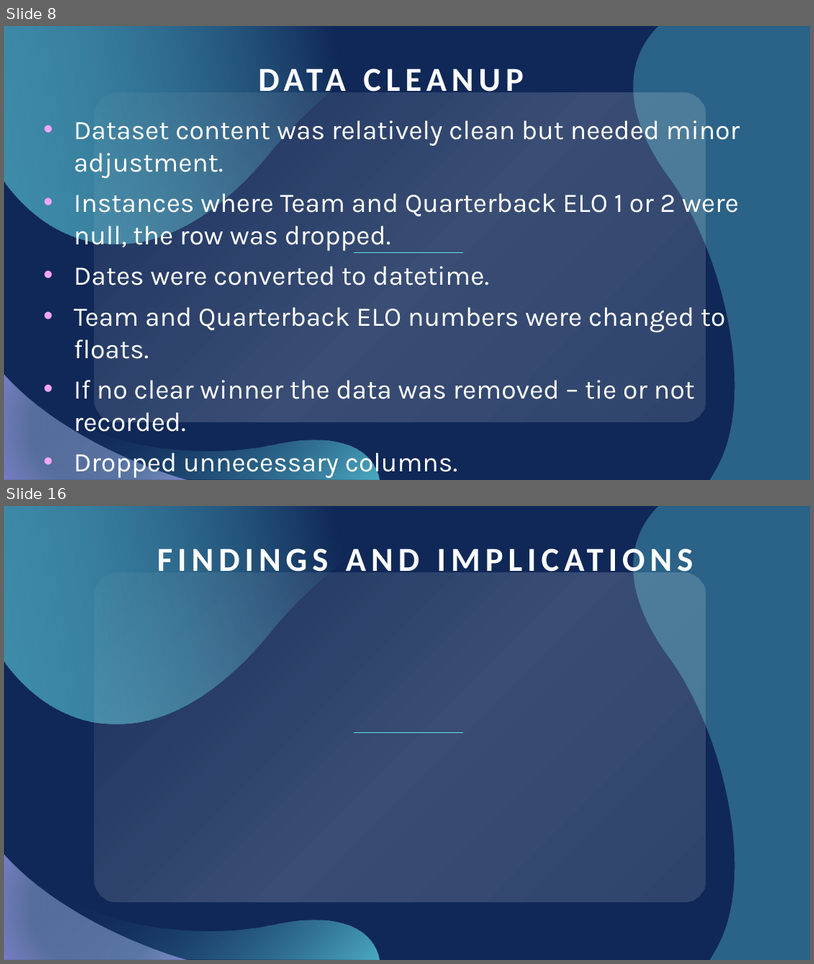
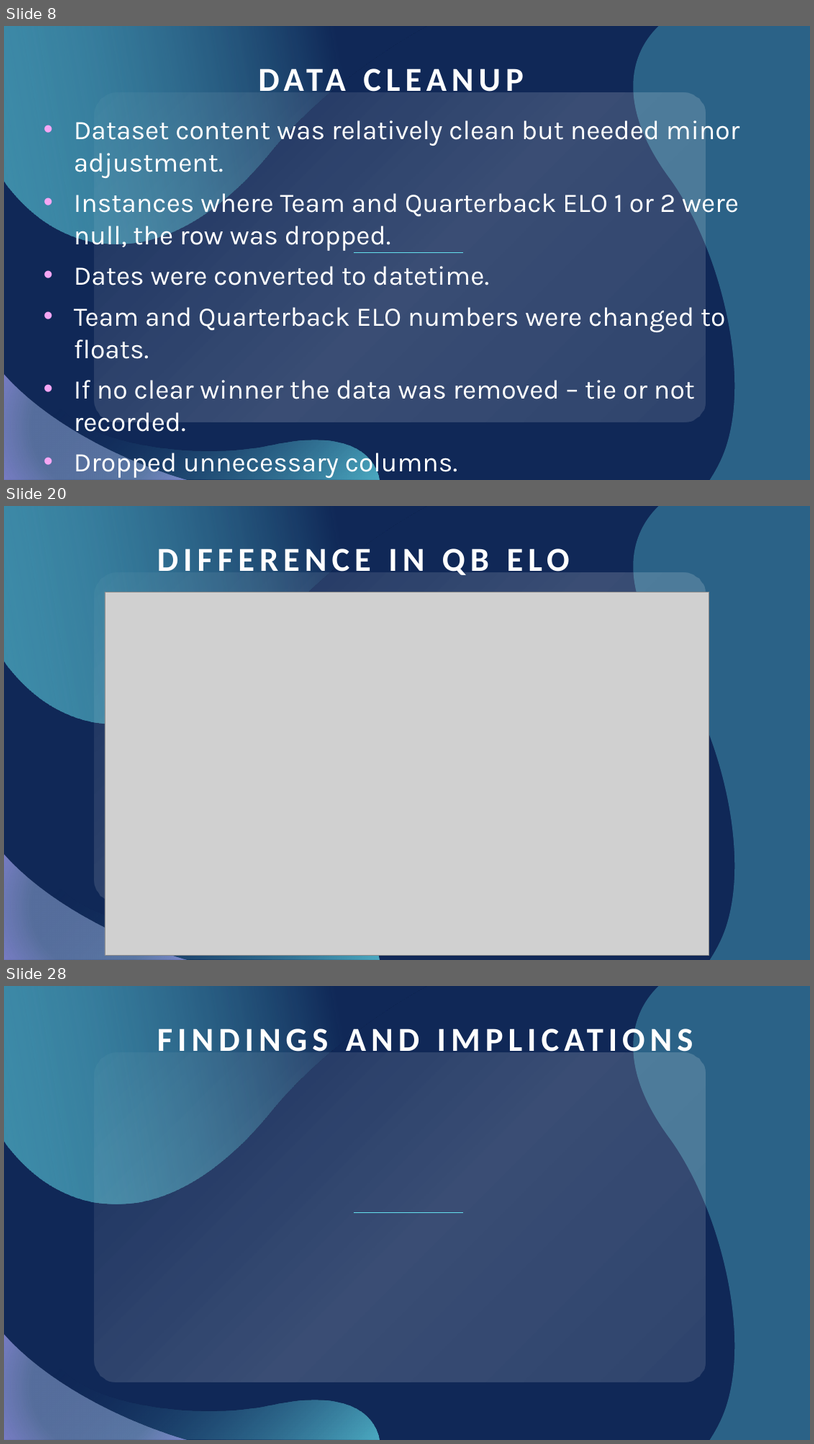
Before and after one commit to itsakcode/healthcare_project, a slide deck: Project_2_Presentation.pptx. Shown one above the other, each under a label of ours: slides 8 and 16 before the commit, slides 8, 20 and 28 after it; the slides between them are not shown. The pictures are 814x964 and 814x1444 pixels, drawn with LibreOffice and Linux fonts; fonts in the diff are those of the drawing; grey boxes stand for pictures. Boxes give left, top, right and bottom in pixels: in the first picture for what was removed or moved away, otherwise in the second. Text is boxed around its words. In the diff, an @@ line names an element or a change of style, - is before the commit and + after.

```diff
--- a/Project_2_Presentation.pptx
+++ b/Project_2_Presentation.pptx
@@ slide 20 added at box(4, 506, 810, 960), background #102857; not listed: 5 template elements that a slide beside it also shows @@
@@ title added at box(157, 543, 570, 575), 40 pt, text #FFFFFF, bold @@
+DIFFERENCE IN QB ELO
@@ picture added at box(105, 592, 710, 955) @@
@@ what was slide 16 is now slide 28 @@
```
Also in this commit, not shown: 7 slides changed, 16 other slides added, 5 slides removed.
